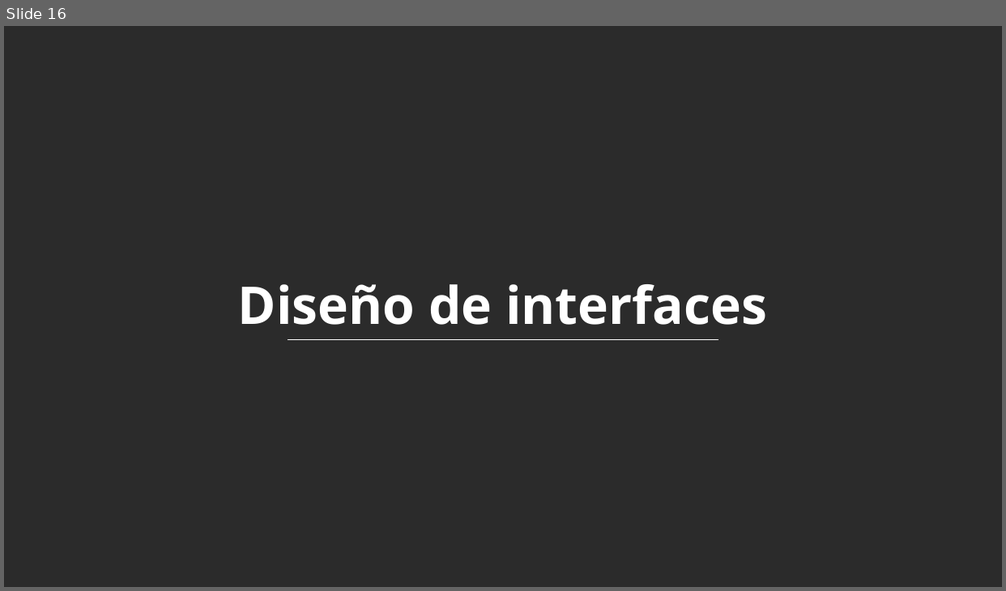
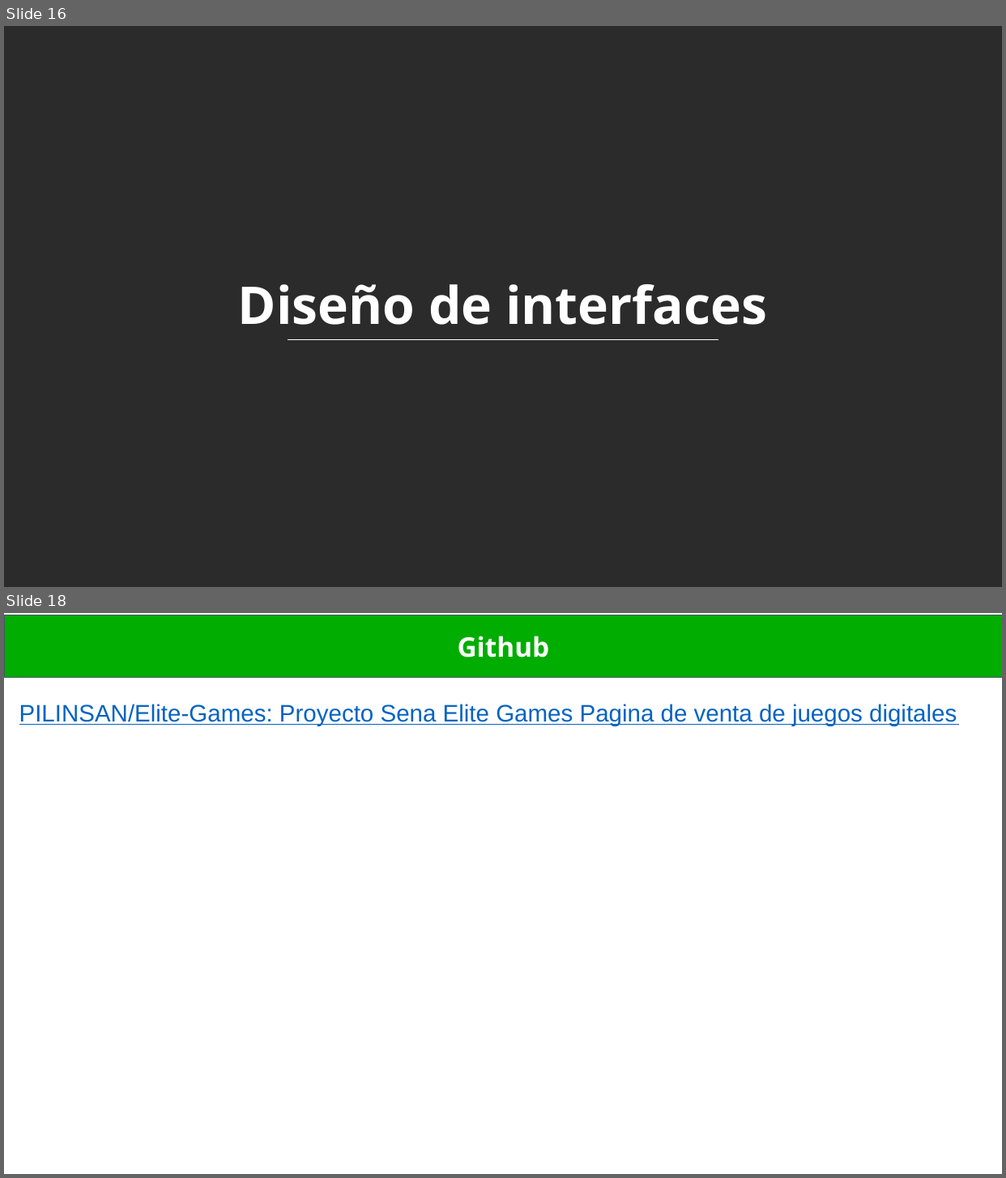
Before and after one commit to PILINSAN/Elite-Games, a slide deck: TODO EL PROYECTO ELITE GAMES/Presentaciones/Elite_Games_Presentacion Trimestre III.pptx. Shown one above the other, each under a label of ours: slide 16 before the commit, slides 16 and 18 after it; the slides between them are not shown. The pictures are 1006x591 and 1006x1178 pixels, drawn with LibreOffice and Linux fonts; fonts in the diff are those of the drawing; background and template pictures are left out; a plain dark background stands for a picture behind light text. Boxes give left, top, right and bottom in pixels: in the first picture for what was removed or moved away, otherwise in the second. Text is boxed around its words. In the diff, an @@ line names an element or a change of style, - is before the commit and + after.

```diff
--- a/TODO EL PROYECTO ELITE GAMES/Presentaciones/Elite_Games_Presentacion Trimestre III.pptx
+++ b/TODO EL PROYECTO ELITE GAMES/Presentaciones/Elite_Games_Presentacion Trimestre III.pptx
@@ slide 18 added at box(4, 613, 1002, 1174), background #FFFFFF @@
@@ rectangle added at box(5, 615, 1002, 677), fill #00AD00, outline #44546A 0.75 pt, 26 pt, text #FFFFFF, bold @@
+Github
@@ text added at box(19, 704, 957, 726), 23 pt, text #0563C1, underline @@
+PILINSAN/Elite-Games: Proyecto Sena Elite Games Pagina de venta de juegos digitales
```
Also in this commit, not shown: 5 slides changed, 2 other slides added, 2 slides removed, 2 other files.
